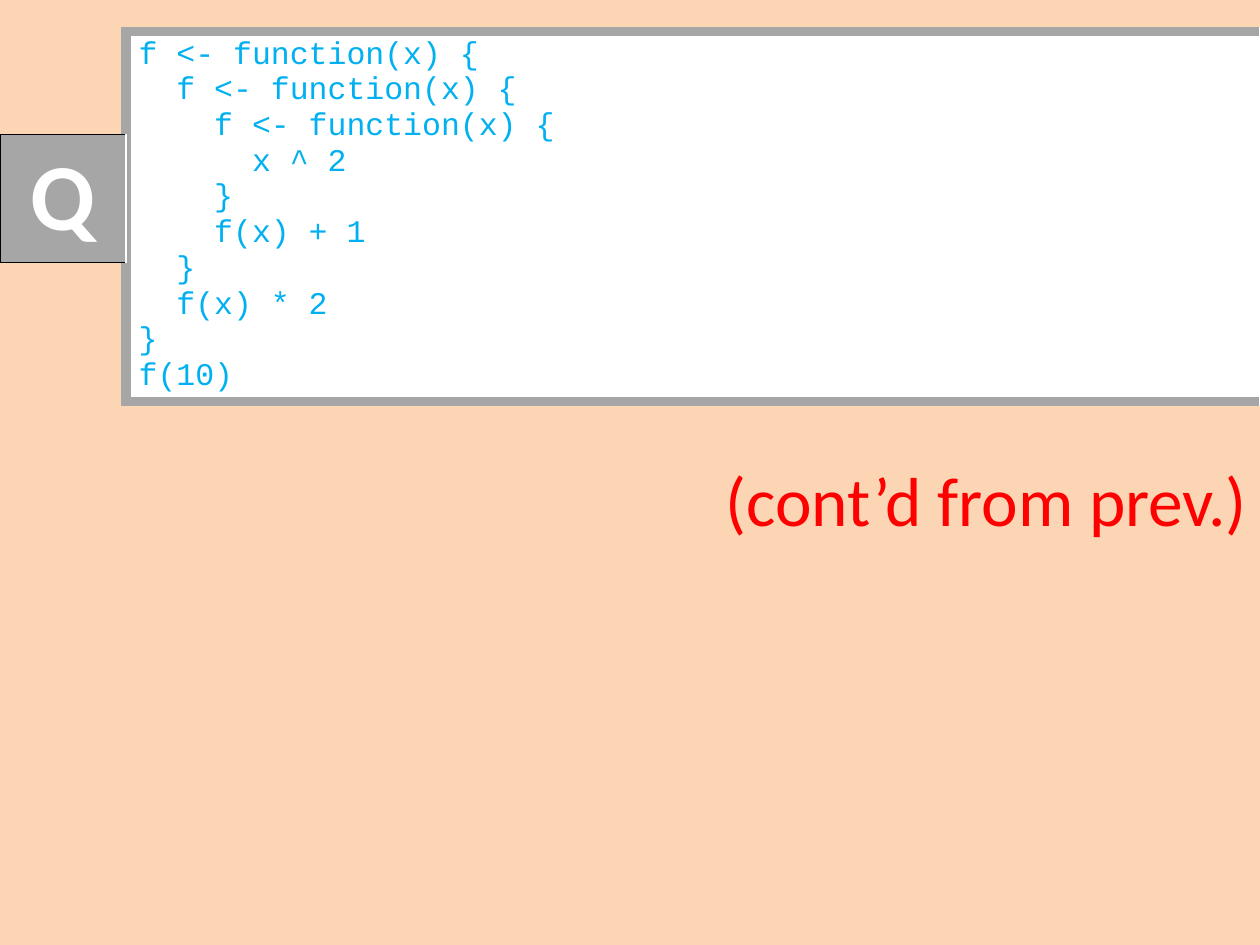
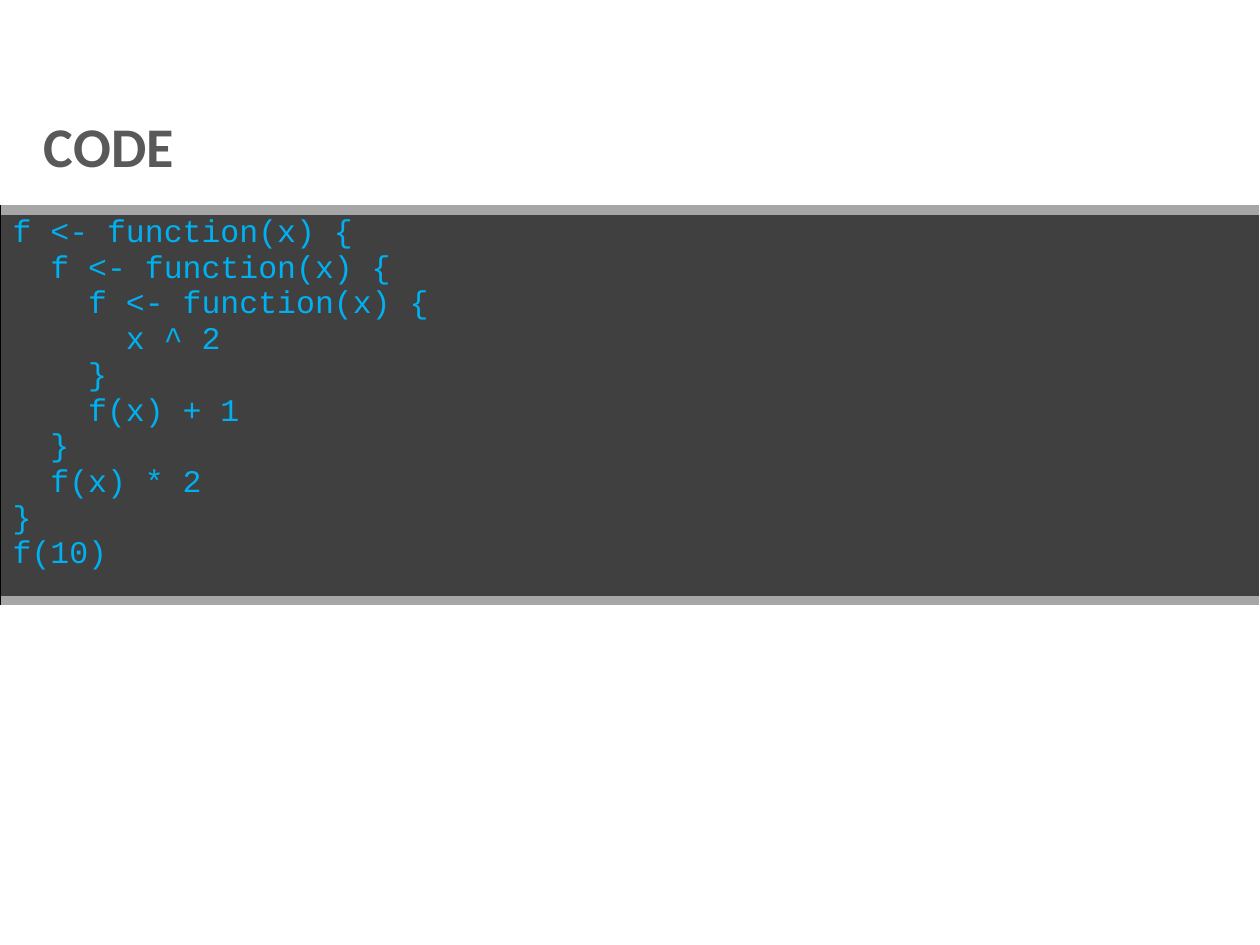
Before and after one commit to sunbee/R-How-To, a slide deck: slide 22 of LearnR Lessons Functions FunctionComponents.pptx. Drawn at 1260x945 pixels with LibreOffice and Linux fonts; fonts in the diff are those of the drawing. Boxes give left, top, right and bottom in pixels: in the first picture for what was removed or moved away, otherwise in the second. Text is boxed around its words. In the diff, an @@ line names an element or a change of style, - is before the commit and + after.

```diff
--- a/LearnR Lessons Functions FunctionComponents.pptx
+++ b/LearnR Lessons Functions FunctionComponents.pptx
@@ background #FCD5B5 to #FFFFFF @@
@@ table removed at [0, 135, 126, 261], 1 rows, 1 columns @@
-Q
@@ text added at [44, 130, 174, 168], 32 pt, text #595959, bold @@
+CODE
@@ table at [0, 210, 1260, 601] @@
@@ fill #FFFFFF to #404040 in row 1, column 1 @@
@@ borders changed @@
@@ table: place and size @@
-table at [126, 32, 1260, 422]
+table at [0, 210, 1260, 601]
@@ text removed at [726, 475, 1247, 537] @@
-(cont’d from prev.)
```
Also in this commit, not shown: 3 other slides changed, 9 slides added, 4 other files.
